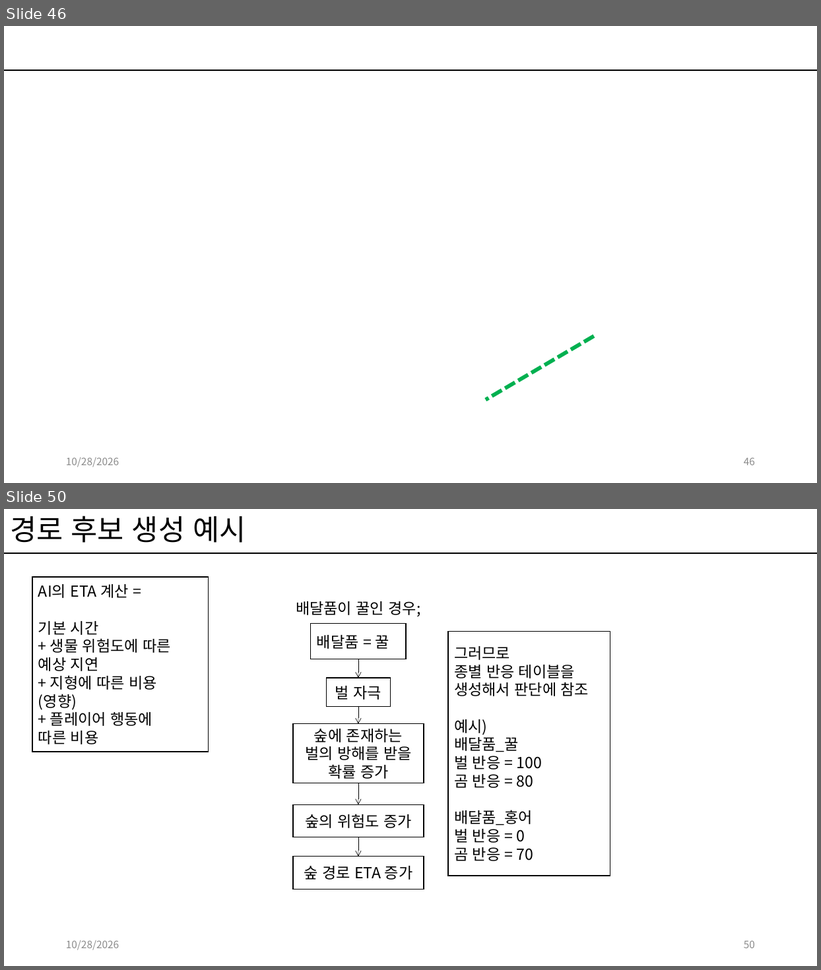
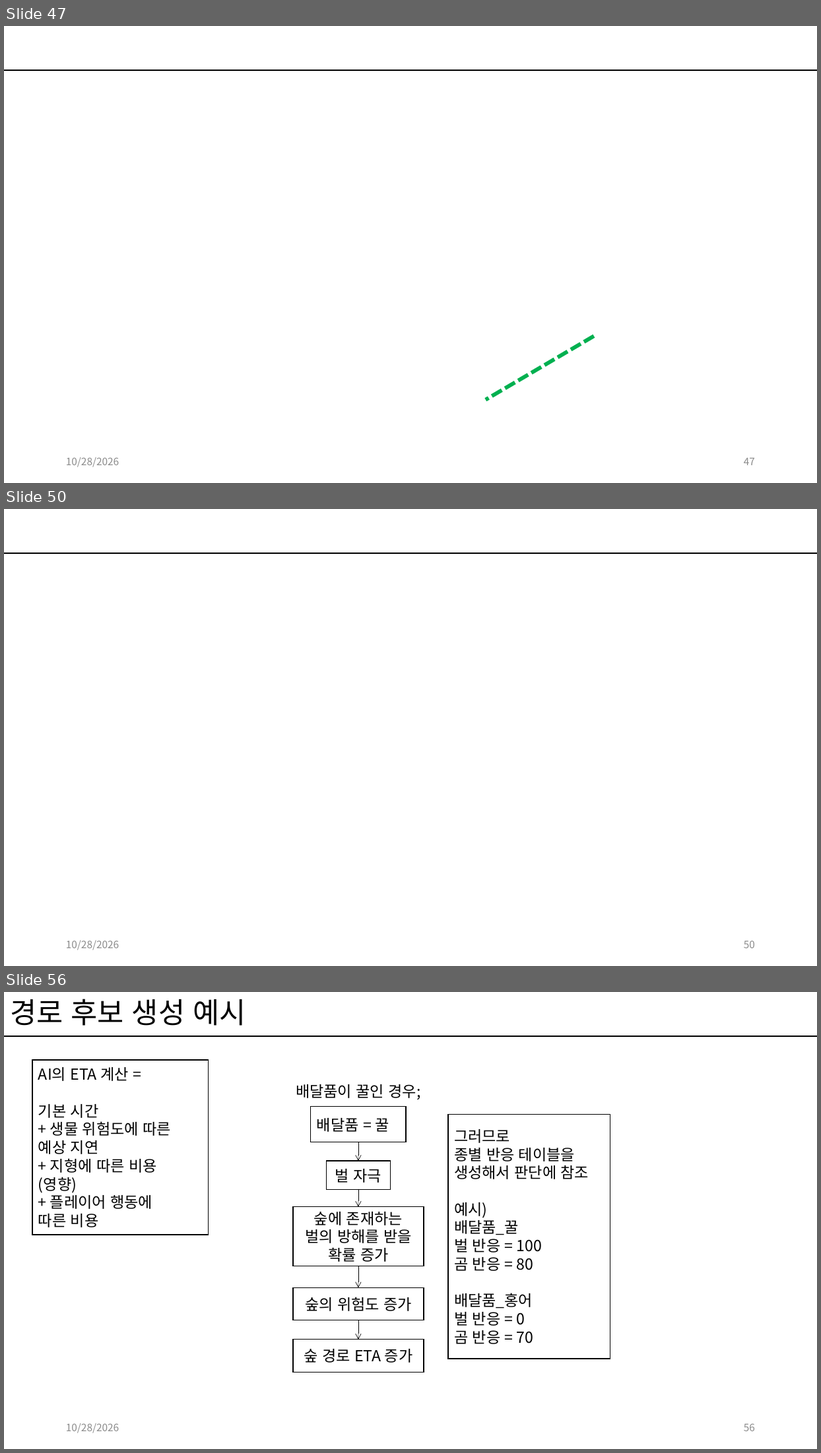
Before and after one commit to kwakyerin/2026_Graduation_Project, a slide deck: documents/HyunahKwon/design/designing/for_teammates/배트와 달트_기획.pptx. Shown one above the other, each under a label of ours: slides 46 and 50 before the commit, slides 47, 50 and 56 after it; the slides between them are not shown. The pictures are 821x970 and 821x1453 pixels, drawn with LibreOffice and Linux fonts; fonts in the diff are those of the drawing. Boxes give left, top, right and bottom in pixels: in the first picture for what was removed or moved away, otherwise in the second. Text is boxed around its words. In the diff, an @@ line names an element or a change of style, - is before the commit and + after.

```diff
--- a/documents/HyunahKwon/design/designing/for_teammates/배트와 달트_기획.pptx
+++ b/documents/HyunahKwon/design/designing/for_teammates/배트와 달트_기획.pptx
@@ slide 50 added at (4, 509, 817, 966), background #FFFFFF; not listed: 1 template element that a slide beside it also shows @@
@@ text added at (66, 941, 119, 951), 12 pt, text #8C8C8C @@
+10/28/2026
@@ page number added at (744, 941, 755, 949), 12 pt, text #8C8C8C @@
+50
@@ what was slide 46 is now slide 47 @@
@@ page number at (744, 458, 755, 466): text changed @@
-46
+47
@@ what was slide 50 is now slide 56 @@
@@ page number at (744, 1424, 755, 1432): text changed @@
-50
+56
```
Also in this commit, not shown: 12 slides changed, 5 other slides added.
